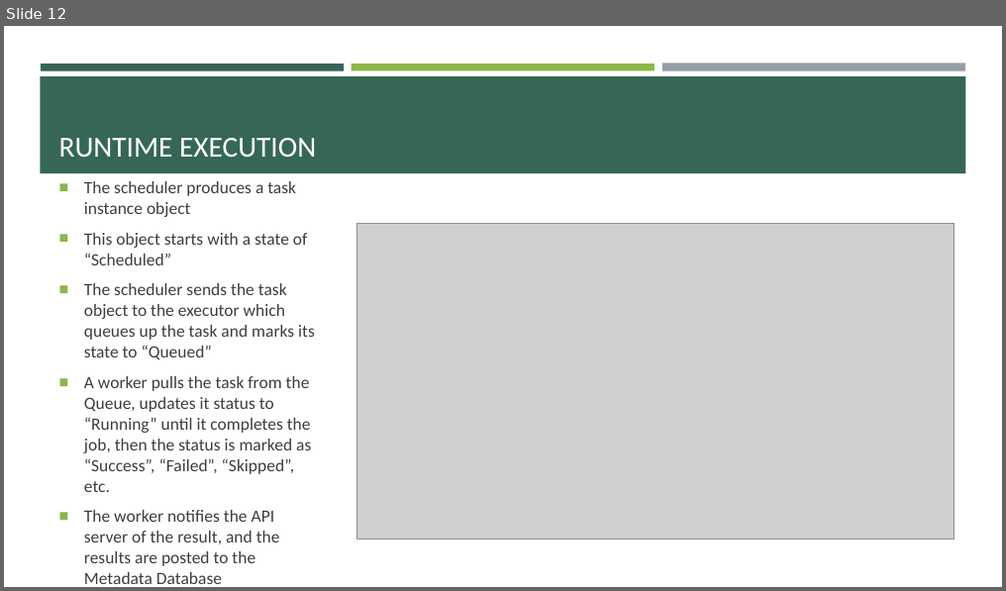
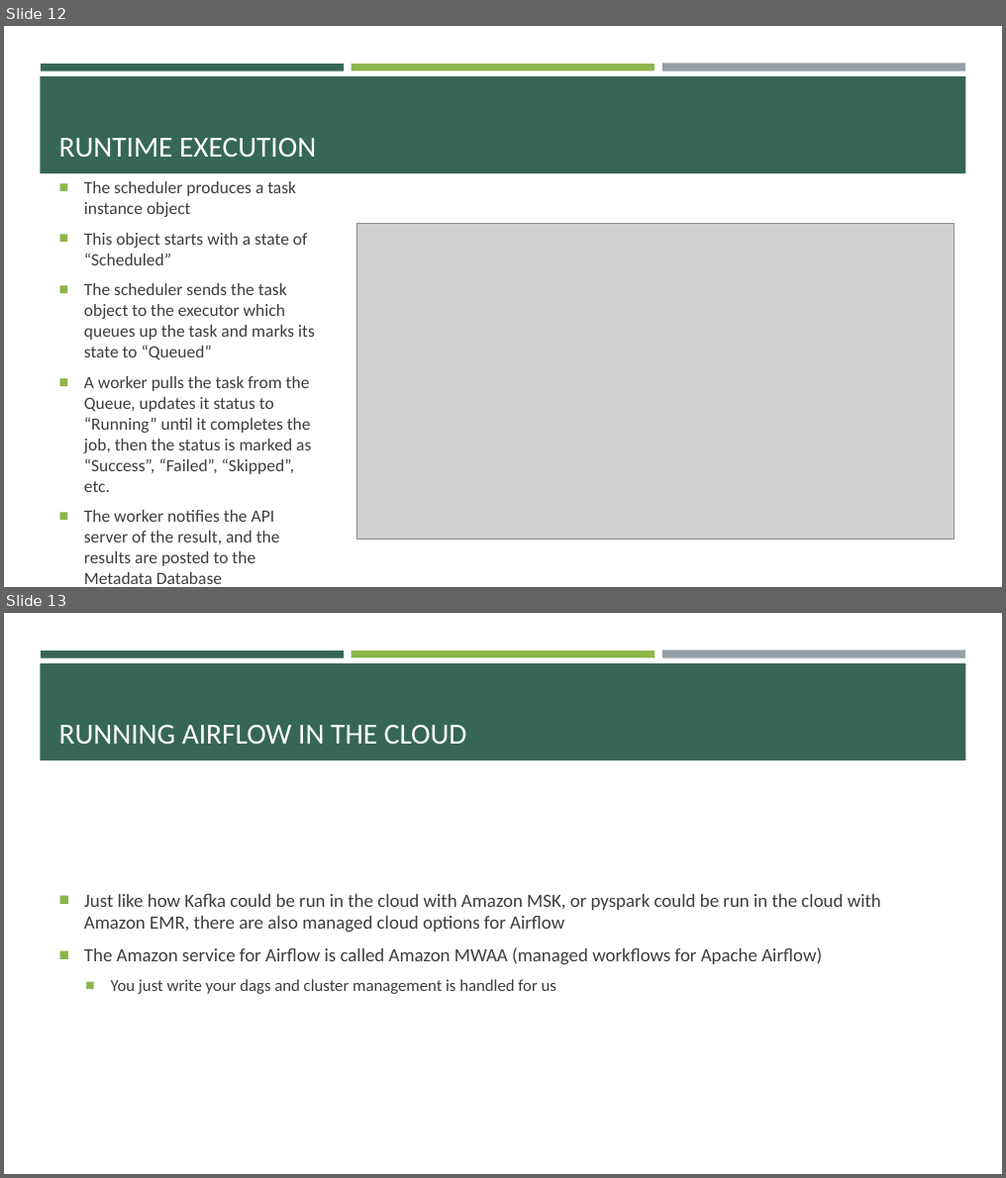
Before and after one commit to e-m-wilson/data_engineering, a slide deck: airflow/Airflow.pptx. Shown one above the other, each under a label of ours: slide 12 before the commit, slides 12 and 13 after it. The pictures are 1006x591 and 1006x1178 pixels, drawn with LibreOffice and Linux fonts; fonts in the diff are those of the drawing; grey boxes stand for pictures. Boxes give left, top, right and bottom in pixels: in the first picture for what was removed or moved away, otherwise in the second. Text is boxed around its words. In the diff, an @@ line names an element or a change of style, - is before the commit and + after.

```diff
--- a/airflow/Airflow.pptx
+++ b/airflow/Airflow.pptx
@@ slide 13 added at (4, 613, 1002, 1174), background #FFFFFF; not listed: 4 template elements that a slide beside it also shows @@
@@ title added at (59, 725, 467, 744), 28 pt, text #FFFFFF @@
+RUNNING AIRFLOW IN THE CLOUD
@@ text added at (84, 893, 881, 994), 18 pt, text #3D3D3D @@
+■ Just like how Kafka could be run in the cloud with Amazon MSK, or pyspark could be run in the cloud with Amazon EMR, there are also managed cloud options for Airflow
+■ The Amazon service for Airflow is called Amazon MWAA (managed workflows for Apache Airflow)
+  ■ You just write your dags and cluster management is handled for us
```
Also in this commit, not shown: 1 slide changed, 2 other slides added, 1 slide removed, 6 other files.
